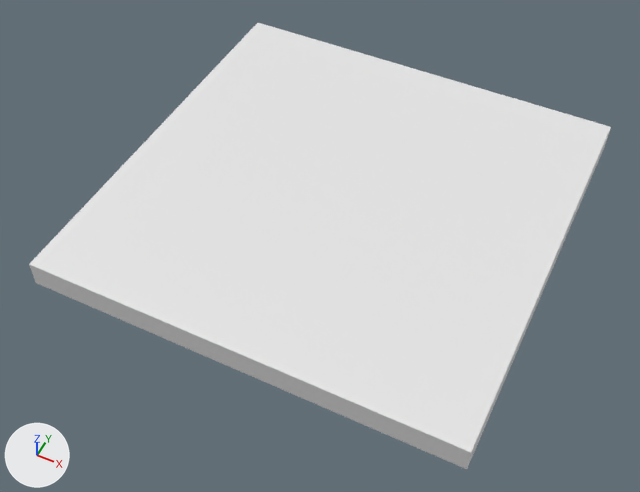
What one commit did to the OBJ model Game/Source/Game/assets/meshes/rooms/empty4.obj.
Both versions are drawn from a 50 mm camera at (1.11, -1.829, 1.506) aimed at (0.517, -0.643, 0.023). Lighting does not change. The marker at lower left points along +X, +Y and +Z. Where no turn or scale is listed for an object, it has been applied to the vertices.

The first picture shows 'empty4'.
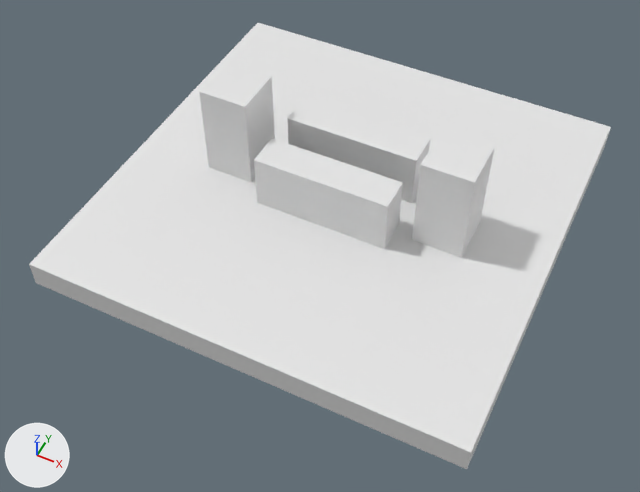
Boxes [x1, y1, x2, y2] around the edits, measured in the pictures (640 x 492 px):
part 1 of me_empty4, built on
    after: [199, 62, 495, 258]

Edits to the bpy script that builds the scene:
```text
Change me_empty4:
    used by ob_empty4; location = (0.0, 0.0, 0.0)
    remove me_empty4.from_pydata(...)  # 8 vertices, 6 faces; spans x 0.0..1.0, y -1.0..0.0, z 0.0..0.064
    add me_empty4.from_pydata(...)  # 40 vertices, 25 faces; spans x 0.0..1.0, y -1.0..0.0, z 0.0..0.288
    me_empty4 part 1
    1 face is deleted
    16 vertices are added at x 0.186..0.705, y -0.62..-0.385, z 0.064..0.288
    8 new vertices lie (0.316, 0.0, 0.0) away from vertices in x 0.346, y -0.62..-0.385, z 0.064..0.195
    8 new vertices lie (0.115, 0.0, 0.0) away from vertices in x 0.186..0.705, y -0.569..-0.451, z 0.064..0.288
    20 new faces join them
```
